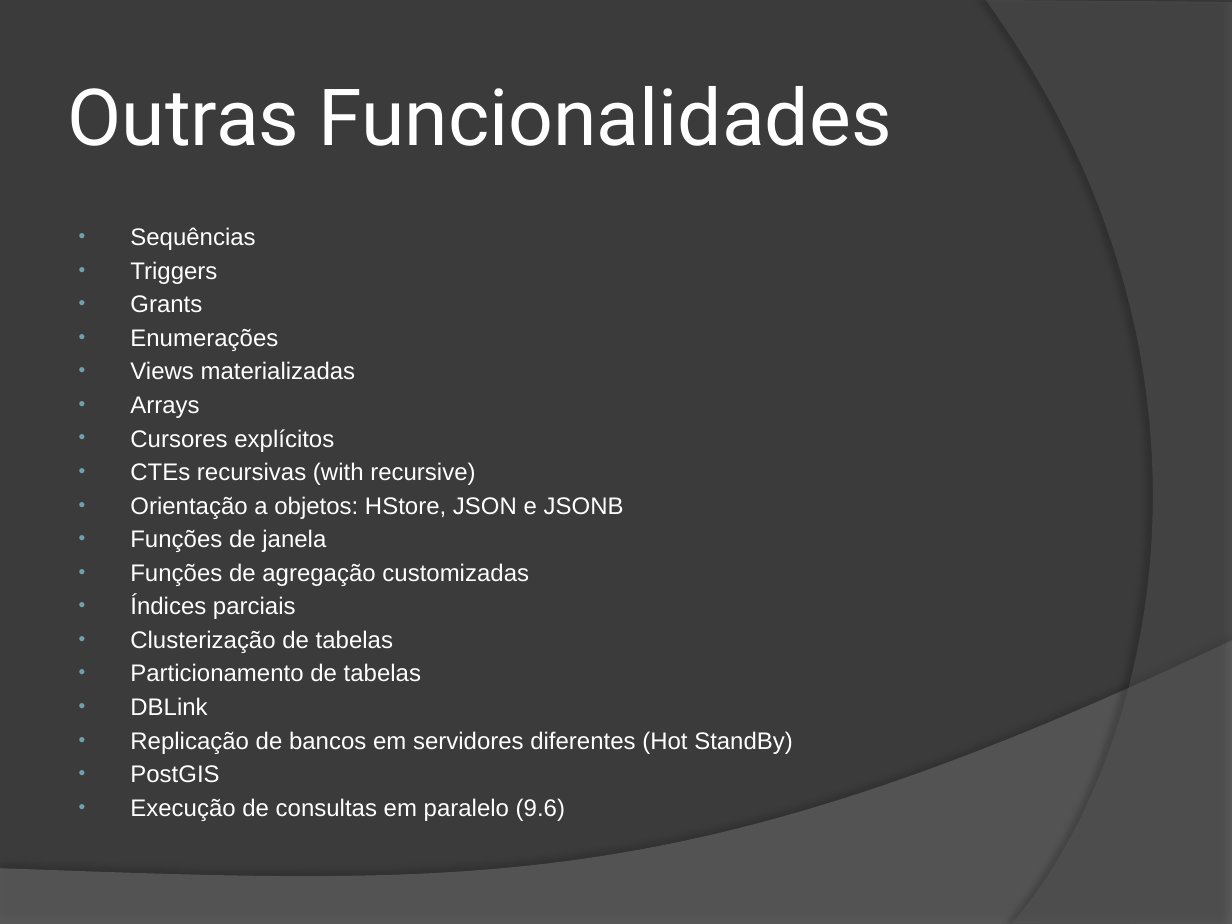
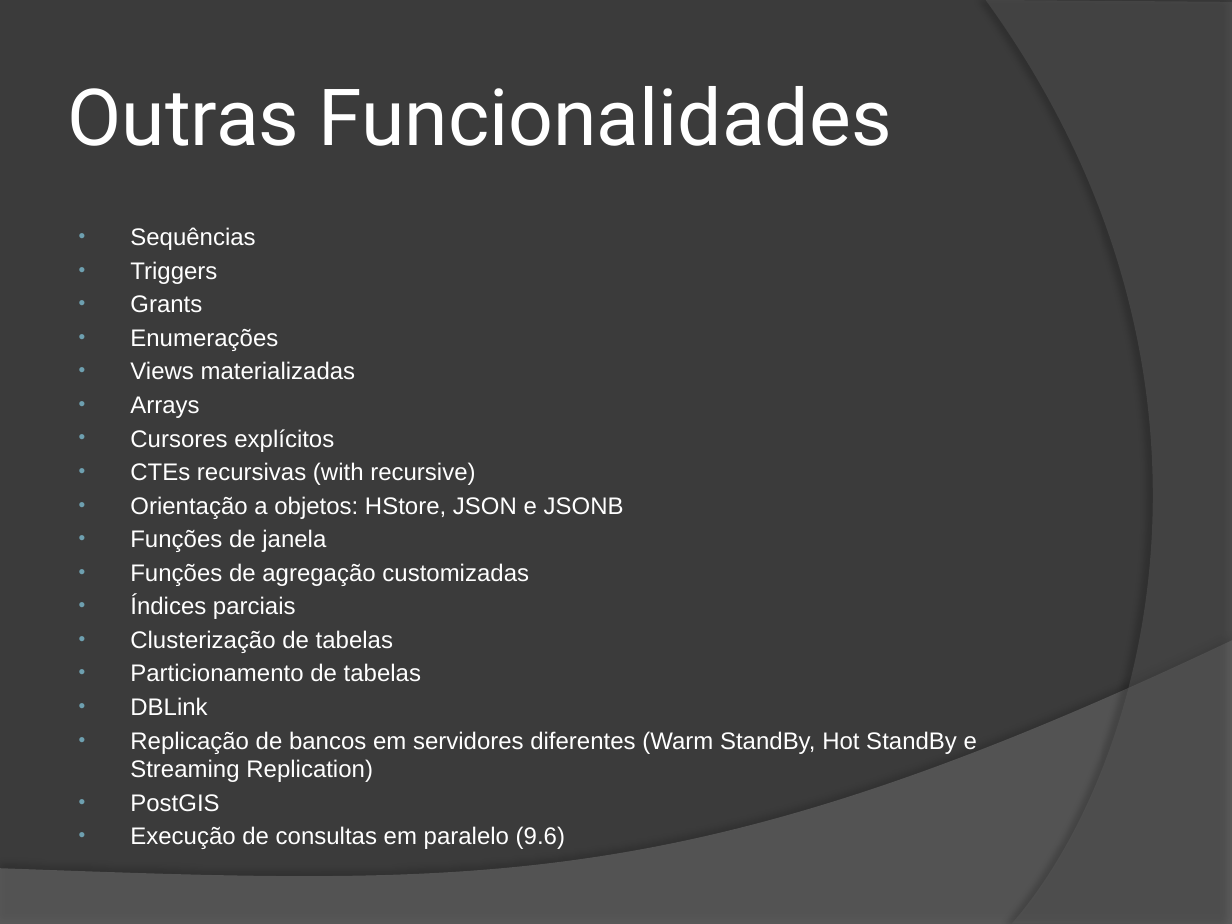
Before and after one commit to wind39/wind39.github.io, a slide deck: slide 59 of curso/modulo3capitulo5.pptx. Drawn at 1232x924 pixels with LibreOffice and Linux fonts; fonts in the diff are those of the drawing. Boxes give left, top, right and bottom in pixels: in the first picture for what was removed or moved away, otherwise in the second. Text is boxed around its words. In the diff, an @@ line names an element or a change of style, - is before the commit and + after.

```diff
--- a/curso/modulo3capitulo5.pptx
+++ b/curso/modulo3capitulo5.pptx
@@ text at (130, 731, 977, 782): text changed @@
-• Replicação de bancos em servidores diferentes (Hot StandBy)
+• Replicação de bancos em servidores diferentes (Warm StandBy, Hot StandBy e Streaming Replication)
```
Also in this commit, not shown: 2 other files.
